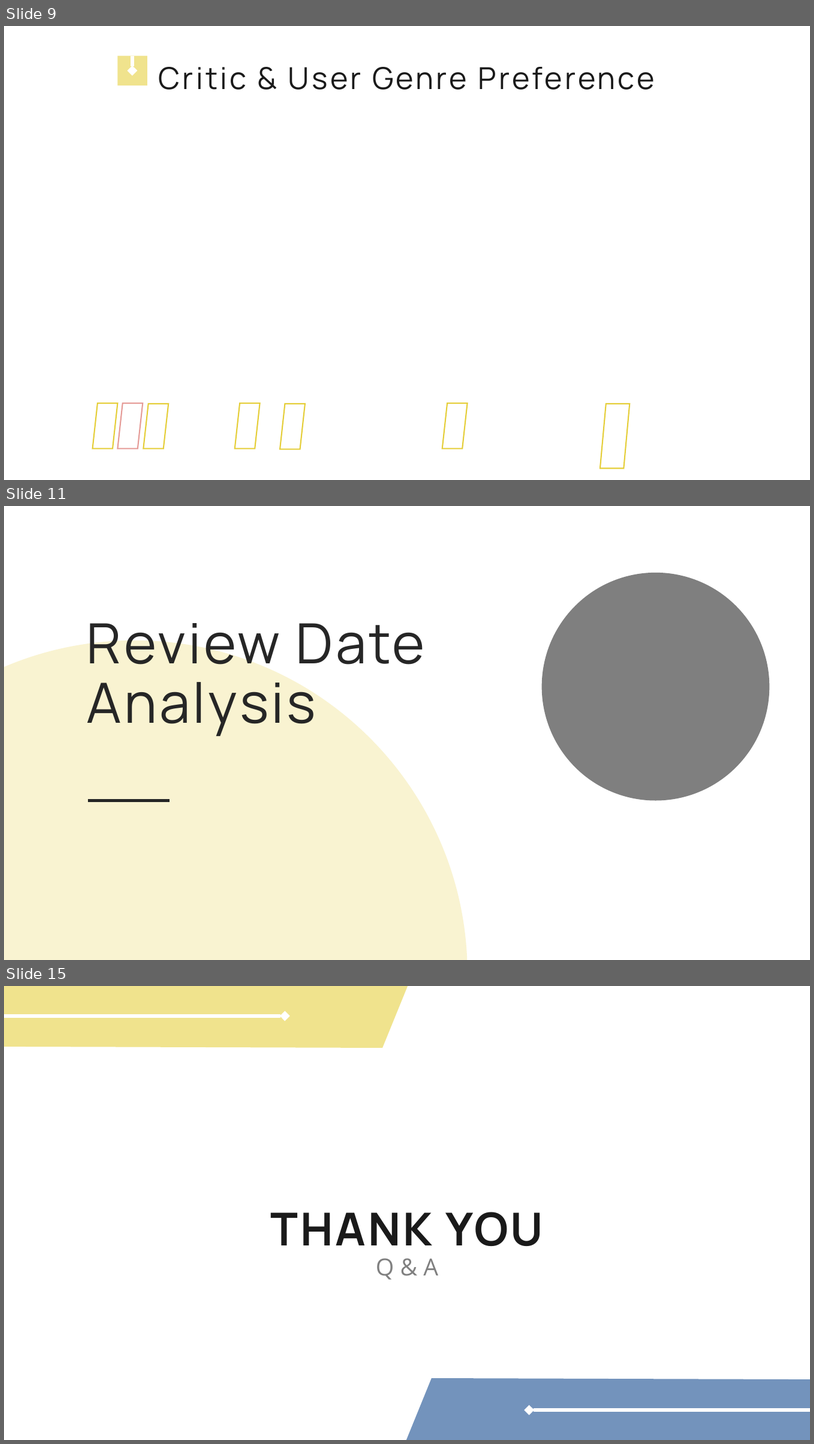
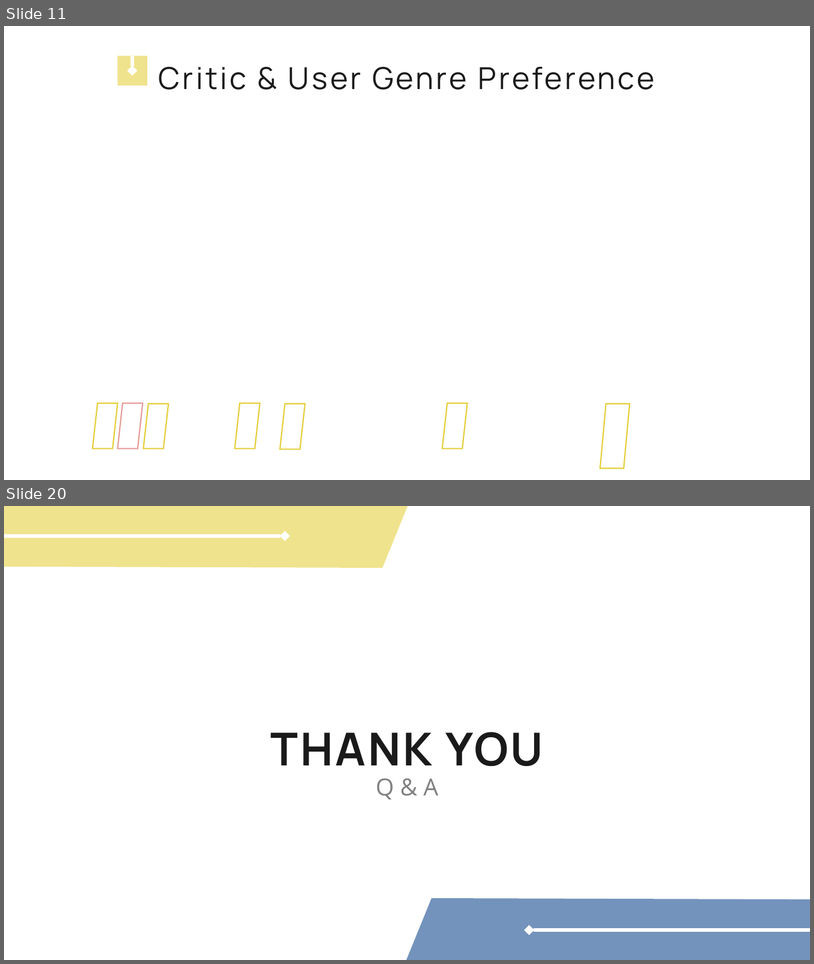
Before and after one commit to miazhx/metacritic, a slide deck: Presentation - Mia.pptx. Shown one above the other, each under a label of ours: slides 9, 11 and 15 before the commit, slides 11 and 20 after it; the slides between them are not shown. The pictures are 814x1444 and 814x964 pixels, drawn with LibreOffice and Linux fonts; fonts in the diff are those of the drawing; background and template pictures are left out. Boxes give left, top, right and bottom in pixels: in the first picture for what was removed or moved away, otherwise in the second. Text is boxed around its words. In the diff, an @@ line names an element or a change of style, - is before the commit and + after.

```diff
--- a/Presentation - Mia.pptx
+++ b/Presentation - Mia.pptx
@@ slide 11 removed at (4, 506, 810, 960), background #FFFFFF @@
@@ ellipse removed at (542, 573, 770, 801) @@
@@ text removed at (87, 612, 425, 736) @@
-Review Date Analysis
@@ freeform shape removed at (4, 640, 467, 960) @@
@@ line removed from (88, 801) to (170, 801) @@
@@ what was slide 9 is now slide 11 @@
@@ what was slide 15 is now slide 20 @@
```
Also in this commit, not shown: 8 slides changed, 9 slides added, 3 other slides removed, 8 other files.
